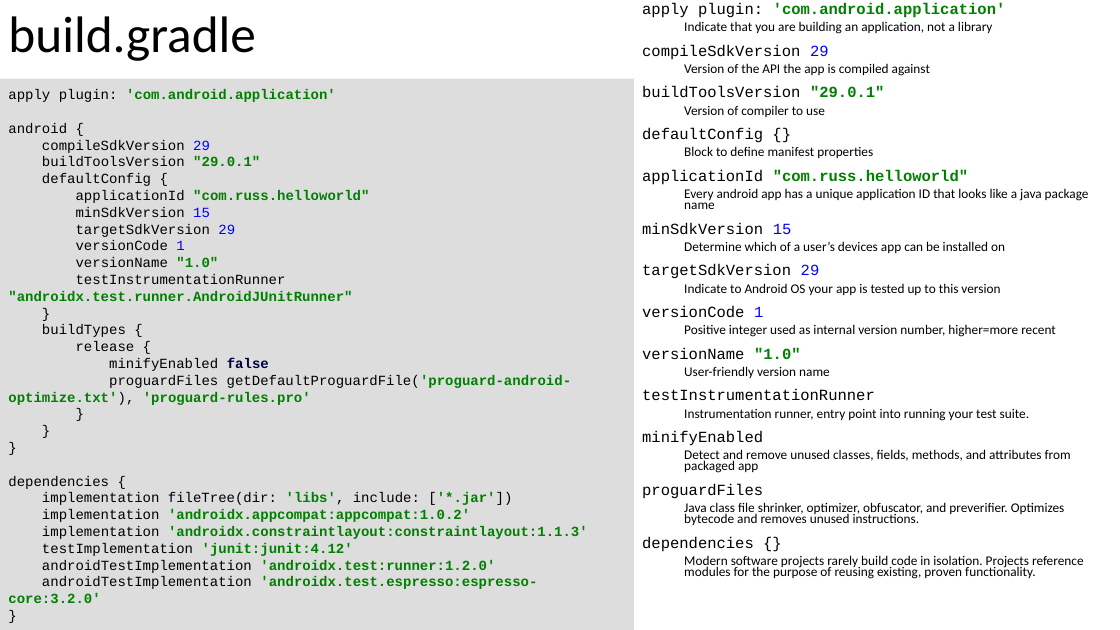
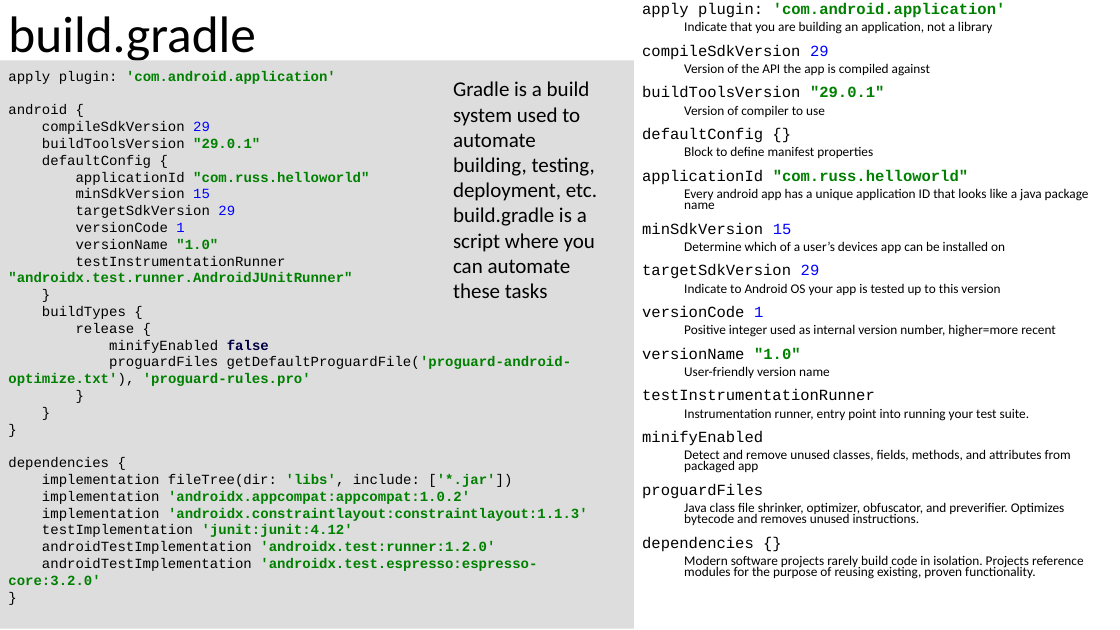
Before and after one commit to russellu/cs230, a slide deck: slide 18 of Lecture_HelloWorld.pptx (slide 9 before the commit). Drawn at 1120x630 pixels with LibreOffice and Linux fonts; fonts in the diff are those of the drawing. Boxes give left, top, right and bottom in pixels: in the first picture for what was removed or moved away, otherwise in the second. Text is boxed around its words. In the diff, an @@ line names an element or a change of style, - is before the commit and + after.

```diff
--- a/Lecture_HelloWorld.pptx
+++ b/Lecture_HelloWorld.pptx
@@ rectangle "apply plugin: 'com.android.application' android { ..." resized from (x1=0, y1=79, x2=634, y2=630) to (x1=0, y1=60, x2=634, y2=629) @@
@@ text added at (x1=453, y1=81, x2=597, y2=298), 18 pt, text #000000 @@
+Gradle is a build system used to automate building, testing, deployment, etc. build.gradle is a script where you can automate these tasks
```
Also in this commit, not shown: 3 other slides changed, 13 slides added, 10 slides removed, 3 other files.
